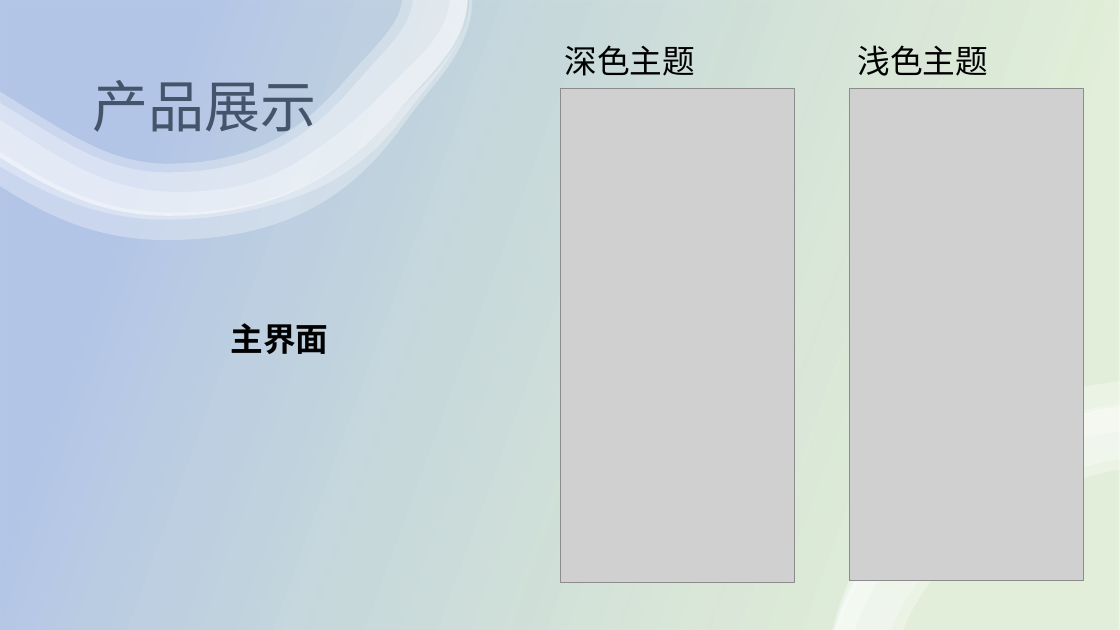
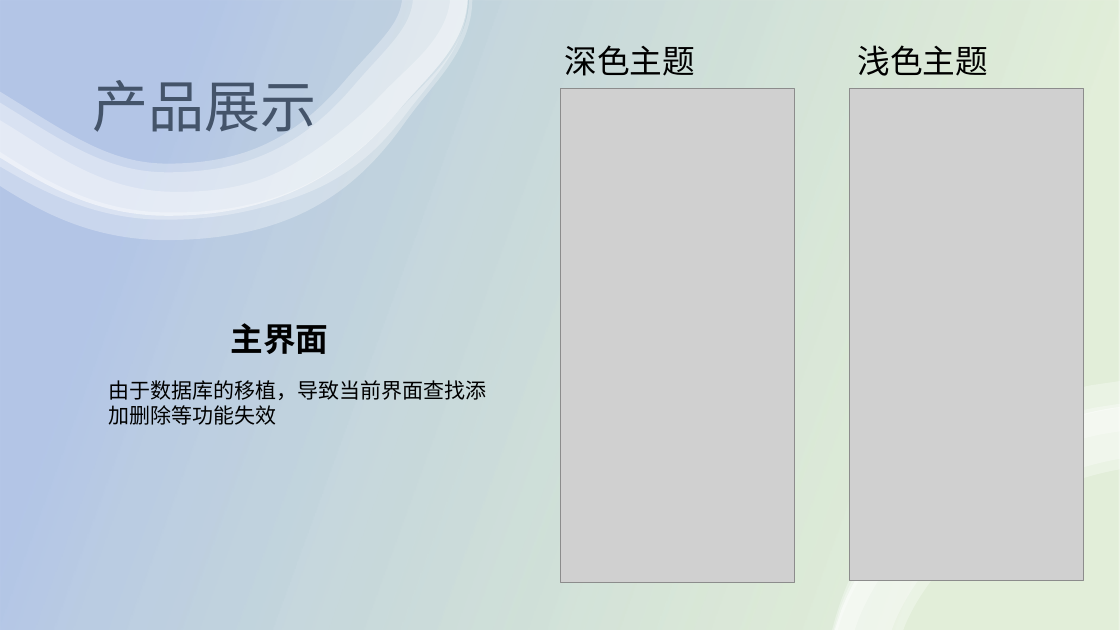
Before and after one commit to SeeChen/LCS_lanChatSoftware, a slide deck: slide 13 of LCS-实时通讯软件5组/LCS实时通讯软件.pptx. Drawn at 1120x630 pixels with LibreOffice and Linux fonts; fonts in the diff are those of the drawing; grey boxes stand for pictures. Boxes give left, top, right and bottom in pixels: in the first picture for what was removed or moved away, otherwise in the second. Text is boxed around its words. In the diff, an @@ line names an element or a change of style, - is before the commit and + after.

```diff
--- a/LCS-实时通讯软件5组/LCS实时通讯软件.pptx
+++ b/LCS-实时通讯软件5组/LCS实时通讯软件.pptx
@@ text added at (x1=108, y1=380, x2=486, y2=425), 18 pt, text #000000 @@
+由于数据库的移植，导致当前界面查找添
+加删除等功能失效
```
Also in this commit, not shown: 3 other slides changed, 2 slides added, 2 other files.
